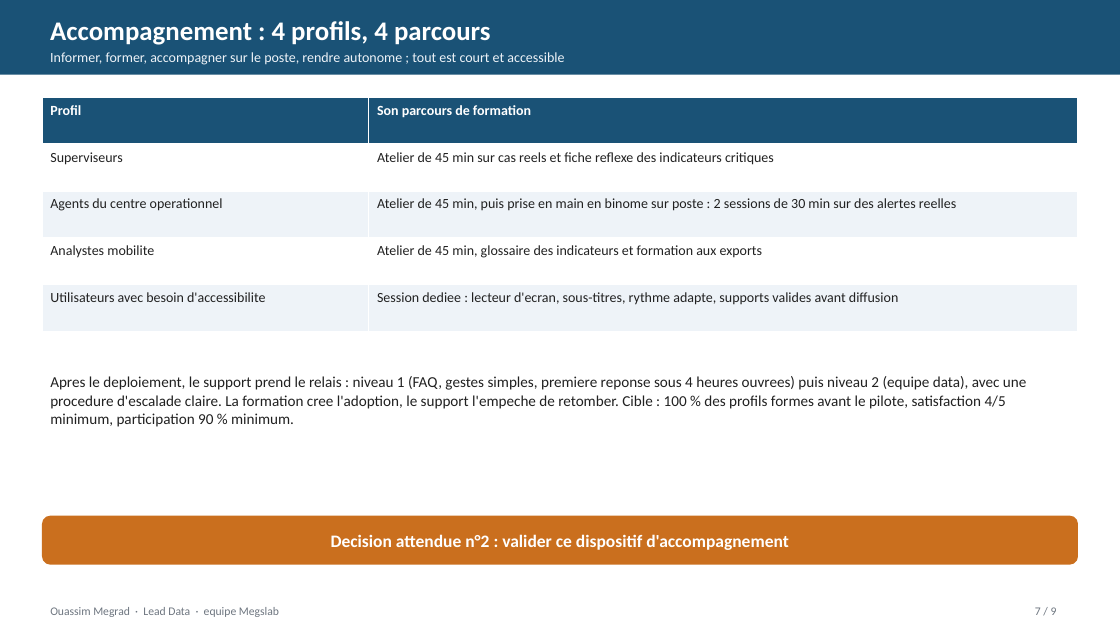
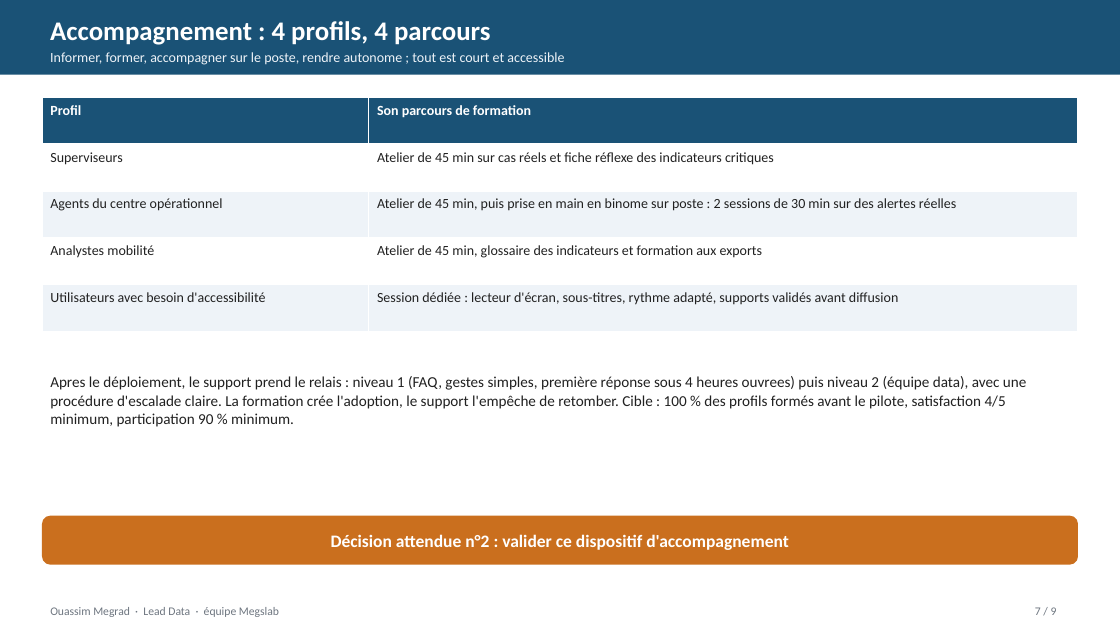
Before and after one commit to ouassim16wass/bloc_e4, a slide deck: slide 7 of livrables/support_reporting_direction.pptx. Drawn at 1120x630 pixels with LibreOffice and Linux fonts; fonts in the diff are those of the drawing. Boxes give left, top, right and bottom in pixels: in the first picture for what was removed or moved away, otherwise in the second. Text is boxed around its words. In the diff, an @@ line names an element or a change of style, - is before the commit and + after.

```diff
--- a/livrables/support_reporting_direction.pptx
+++ b/livrables/support_reporting_direction.pptx
@@ table at (x1=42, y1=98, x2=1078, y2=332) @@
-row 2, column 2: Atelier de 45 min sur cas reels et fiche reflexe des indicateurs critiques
+row 2, column 2: Atelier de 45 min sur cas réels et fiche réflexe des indicateurs critiques
-row 3, column 1: Agents du centre operationnel
+row 3, column 1: Agents du centre opérationnel
-row 3, column 2: Atelier de 45 min, puis prise en main en binome sur poste : 2 sessions de 30 min sur des alertes reelles
+row 3, column 2: Atelier de 45 min, puis prise en main en binome sur poste : 2 sessions de 30 min sur des alertes réelles
-row 4, column 1: Analystes mobilite
+row 4, column 1: Analystes mobilité
-row 5, column 1: Utilisateurs avec besoin d'accessibilite
+row 5, column 1: Utilisateurs avec besoin d'accessibilité
-row 5, column 2: Session dediee : lecteur d'ecran, sous-titres, rythme adapte, supports valides avant diffusion
+row 5, column 2: Session dédiée : lecteur d'écran, sous-titres, rythme adapté, supports validés avant diffusion
@@ text at (x1=50, y1=376, x2=1026, y2=427): text changed @@
-Apres le deploiement, le support prend le relais : niveau 1 (FAQ, gestes simples, premiere reponse sous 4 heures ouvrees) puis niveau 2 (equipe data), avec une procedure d'escalade claire. La formation cree l'adoption, le support l'empeche de retomber. Cible : 100 % des profils formes avant le pilote, satisfaction 4/5 minimum, participation 90 % minimum.
+Apres le déploiement, le support prend le relais : niveau 1 (FAQ, gestes simples, première réponse sous 4 heures ouvrees) puis niveau 2 (équipe data), avec une procédure d'escalade claire. La formation crée l'adoption, le support l'empêche de retomber. Cible : 100 % des profils formés avant le pilote, satisfaction 4/5 minimum, participation 90 % minimum.
@@ text in rounded rectangle at (x1=331, y1=534, x2=789, y2=550): text changed @@
-Decision attendue n°2 : valider ce dispositif d'accompagnement
+Décision attendue n°2 : valider ce dispositif d'accompagnement
```
Also in this commit, not shown: 8 other slides changed, 1 other file.
